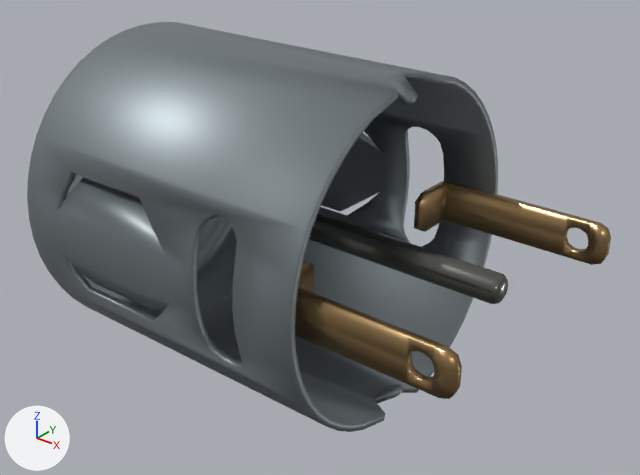
A saved change to the Blender file motors/RS-365 12V.blend.
One viewpoint serves both versions: a 50 mm lens placed at (0.0465, -0.0506, 0.0305), pointed at (0.0038, 0.0027, -0.0025). The axes (+X, +Y, +Z) are drawn at lower left. The lights are the same throughout.

Objects in the first picture: 'axis', 'base', 'contacts'.
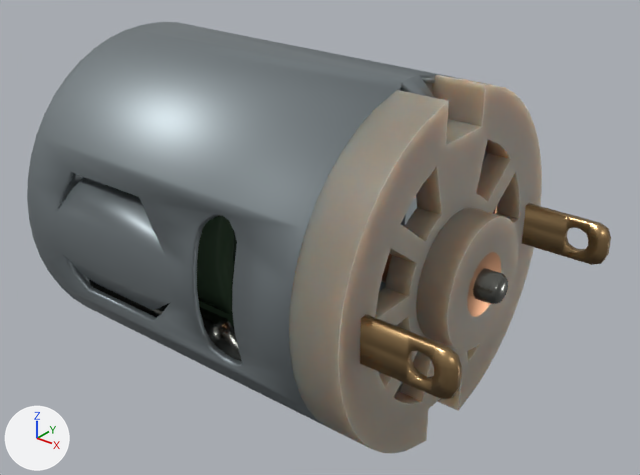
ob_y180d is not drawn itself; it is used by a modifier of ob_brushes.

The change, as a list of edits to the scene's bpy script:
```text
Change me_base:
    where me_base.from_pydata(...)  # 161 vertices, 124 faces; spans x -0.0175..0.0145, y -0.0138..0.0, z 0.0..0.0138
    verts and faces of me_base; kept vertices keep their numbers, new ones are numbered from 161
    me_base part 1
    add for i in [11, 12, 159, 160]: verts[i] += (0.0015, 0.0, 0.0)
    me_base part 2
    add delete_faces([(37, 38, 80, 84), (36, 37, 84, 88)])
    add verts[161] = (-0.0145, -0.0069, 0.0)
    add verts[162] = (-0.0145, -0.007, 0.0006)
    add verts[163] = (-0.0145, -0.0074, 0.001)
    add verts[164] = (-0.0145, -0.008, 0.0012)
    add verts[165] = (-0.0145, -0.0086, 0.001)
    add verts[166] = (-0.0145, -0.009, 0.0006)
    add verts[167] = (-0.0145, -0.0092, 0.0)
    add faces += [(37, 38, 161, 162), (84, 88, 164, 165), (36, 163, 164, 88), (36, 37, 162, 163), (84, 165, 166), (80, 84, 166, 167)]  # mat_metal_1 (grey #8f989c)
Change me_axis:
    remove me_axis.from_pydata(...)  # 84 vertices, 72 faces; spans x -0.0285..0.0225, y -0.0011..0.0011, z -0.0011..0.0011
    add me_axis.from_pydata(...)  # 140 vertices, 128 faces; spans x -0.0285..0.0225, y -0.0023..0.0023, z -0.0023..0.0023
    me_axis part 3: 56 vertices added at x 0.0065..0.0175, y -0.0023..0.0023, z -0.0023..0.0023
    add me_axis.materials.append(mat_copper_contacts)  # brown #a57451
Change me_cylinder_004:
    where me_cylinder_004.from_pydata(...)  # 52 vertices, 24 faces; spans x -0.0148..0.0148, y -0.025..0.009, z -0.016..0.016
    me_cylinder_004 part 6: the whole mesh is multiplied about its middle by the matrix ((0.0, 0.452, 0.0), (-0.82, 0.0, 0.0), (0.0, 0.0, 0.82)), then moved by (-0.0022, 0.008, 0.0)
Change me_cylinder_006:
    remove me_cylinder_006.from_pydata(...)  # 60 vertices, 24 faces; spans x -0.0109..0.0109, y -0.023..0.007, z -0.0109..0.0109
    add me_cylinder_006.from_pydata(...)  # 60 vertices, 24 faces; spans x -0.0089..0.0044, y -0.009..0.009, z -0.009..0.009
    me_cylinder_006 part 5: 60 of 60 vertices moved; they spanned x -0.0109..0.0109, y -0.023..0.007, z -0.0109..0.0109 and now span x -0.0089..0.0044, y -0.009..0.009, z -0.009..0.009; mean shift (-0.0022, 0.0079, 0.0); largest move (-0.0109, -0.023, 0.0) -> (-0.0089, 0.009, 0.0)
Change me_vert_002:
    remove me_vert_002.from_pydata(...)  # 72 vertices, 70 faces; spans x -0.003..0.0134, y 0.0185..0.0241, z -0.0025..0.0085
    add me_vert_002.from_pydata(...)  # 72 vertices, 70 faces; spans x 0.0113..0.0163, y -0.0106..0.0027, z -0.0023..0.0067
    me_vert_002 part 4: 72 of 72 vertices moved; they spanned x -0.003..0.0134, y 0.0185..0.0241, z -0.0025..0.0085 and now span x 0.0113..0.0163, y -0.0106..0.0027, z -0.0023..0.0067; mean shift (0.0122, -0.0226, -0.001); largest move (0.0134, 0.0241, 0.0035) -> (0.0163, -0.0106, 0.0032)
Change ob_y180d:
    ob_y180d.rotation_euler: (0.0, 3.142, 0.0) -> (0.0, 3.142, 3.142)  # degrees (0, 180, 0) -> degrees (0, 180, 180)
Change ob_magnets:
    remove ob_magnets.hide_set(True)  # its collection is switched off
Change ob_ceramic_center:
    remove ob_ceramic_center.hide_set(True)  # its collection is switched off
Change ob_brushes:
    remove ob_brushes.hide_set(True)  # its collection is switched off
Add ob_plastic:
    ob_plastic = bpy.data.objects.new('plastic', me_plastic)  # 111 vertices, 98 faces; spans x 0.0138..0.021, y -0.0138..0.0, z -0.00004..0.01359; in mat_natural_plastic (grey #928a7c), mat_copper_contacts (brown #a57451); modifiers MIRROR
    ob_plastic.location = (0.0, 0.0, 0.0)
```

Changed parts and their boxes [x1, y1, x2, y2] in the pictures (640 x 475 px; the box of a moved part takes in the faces that stretch with it):
'base', reshaped: before [27, 22, 498, 432]; after [27, 22, 487, 427]
'plastic', added: after [289, 75, 542, 453]
    faces in mat_natural_plastic (grey #928a7c): [289, 75, 542, 453]
    faces in mat_copper_contacts (brown #a57451): [467, 252, 501, 317]
'ceramic center', shown: after [106, 185, 237, 327]
'magnets', shown: after [89, 215, 242, 361]
'brushes', shown: after [379, 196, 497, 291]
part 1 of me_base, moved or reshaped: before [115, 22, 435, 413]; after [115, 22, 435, 98]
part 2 of me_base, built on: before [67, 175, 116, 196]; after [67, 175, 106, 196]
part 3 of me_axis, added: after [381, 253, 502, 304]
